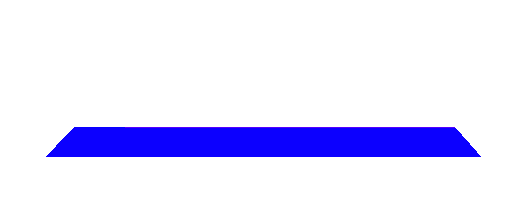
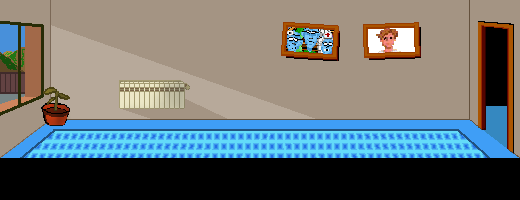
Layers edited between the first and the second 520 × 200 image:
hid "Layer 10" over [46, 127, 481, 157]
showed "maniac_picture", moved it above "plant", painted on it over [281, 22, 340, 61]
showed "plant", moved it above "Layer 8" over [41, 87, 70, 126]
showed "Layer 6", painted on it over [1, 87, 519, 158]
renamed "Layer 7" to "alfombra", showed it over [19, 126, 493, 158]
showed "Layer 5" over [119, 80, 190, 109]
showed "Layer 3" over [0, 21, 44, 116]
added group "gatos" with 2 layers above "guy_picture" over [180, 92, 325, 150]
showed "guy_picture" over [363, 22, 421, 60]
showed "door_rightr_fullopen", painted on it over [470, 21, 514, 154]
showed "persp_right", painted on it over [0, 0, 520, 158]
showed "persp_left" over [50, 0, 520, 158]
showed "controls" over [0, 158, 520, 200]
showed "Background", painted on it over [0, 0, 520, 200]
